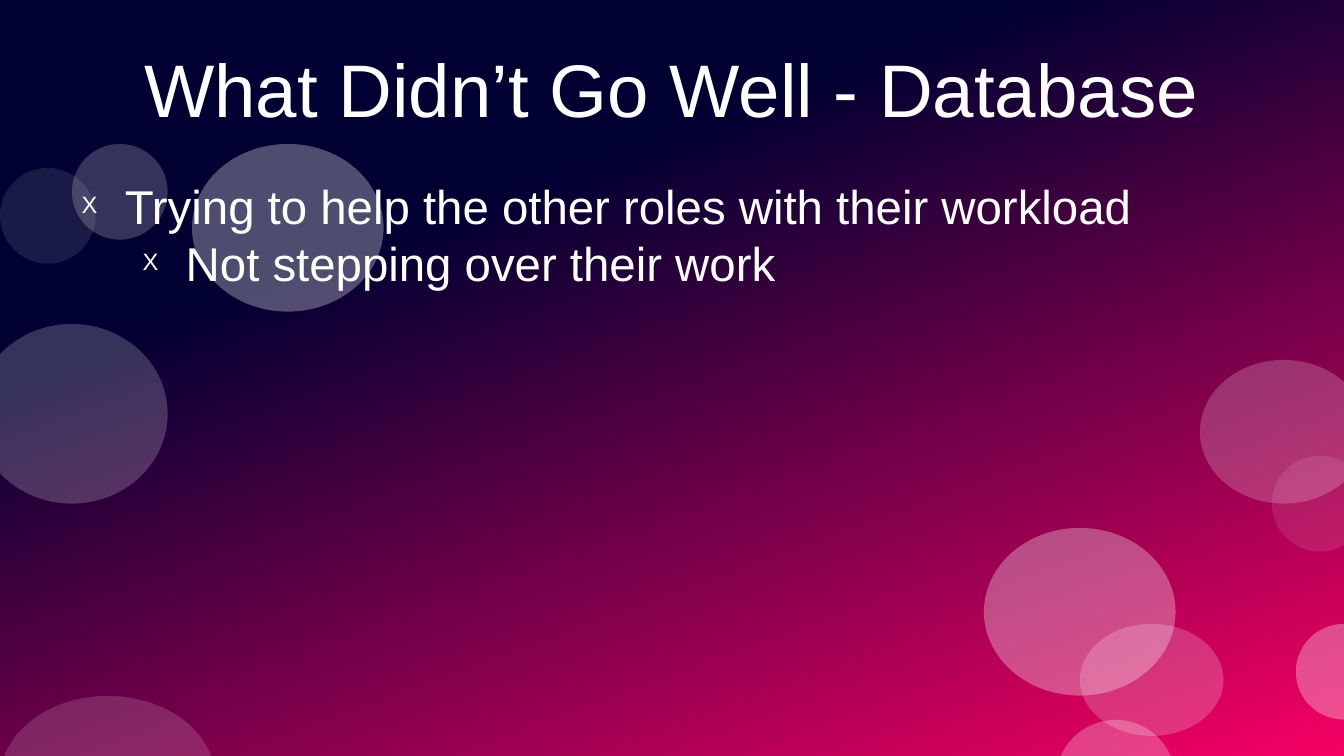
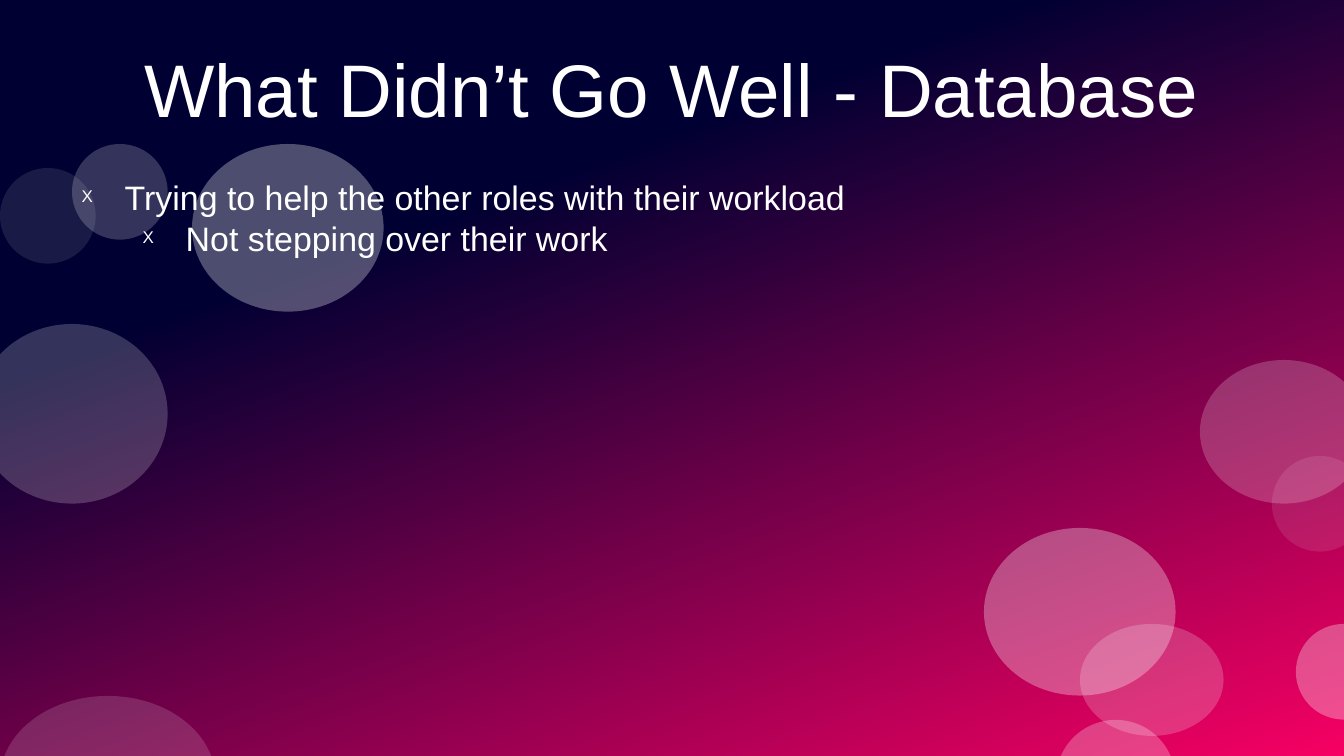
Before and after one commit to PrototypeProto/COP_4331_Small-Project, a slide deck: slide 12 of Pres.pptx. Drawn at 1344x756 pixels with LibreOffice and Linux fonts; fonts in the diff are those of the drawing. Boxes give left, top, right and bottom in pixels: in the first picture for what was removed or moved away, otherwise in the second. Text is boxed around its words. In the diff, an @@ line names an element or a change of style, - is before the commit and + after.

```diff
--- a/Pres.pptx
+++ b/Pres.pptx
@@ text "Trying to help the other ..." at [125,183,845,258]: size 28 to 20 pt @@
```
Also in this commit, not shown: 14 other slides changed, 2 slides added, 2 slides removed.
